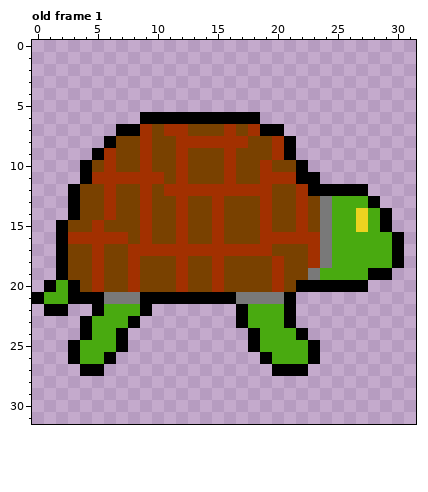
Two states of a pixel-art file, assets/Turtle.aseprite. The picture above was drawn from the file before the commit.
32x32 pixels, 1 frame. Shown: old frame 1. The commit also changed other frames, which this record leaves out.
After:
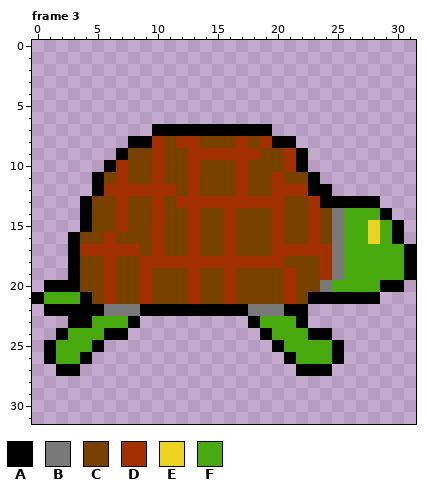
Palette (. is transparent): A #000000  B #797979  C #794100  D #a23000  E #ebd320  F #49aa10
A new or re-ordered frame is compared with the old frame closest to it.
The author wrote: Made a turtle animation!
The exact change:
frames 1 -> 3
--- frame 3 is new; against old frame 1
@@ x 0..31 @@
  5 ................................
- 6 .........AAAAAAAAAA.............
- 7 .......AADCDDCCCDCDAA...........
- 8 ......ACCDCCDDDDDDCCDA..........
- 9 .....ADCCDCCDCCCDCCCDA..........
-10 ....ACDCCDCCDCCCDCCDCCA.........
-11 ....ADDDDDDCDCCCDCCDDDAA........
-12 ...ACCDCCDCDDDDDDDDDCCDAAAAA....
-13 ...ACCDCCDCCDCCDCCCDCCDCBFFFA...
-14 ...ACCDCCDCCDCCDCCCDCCDCBFFEFA..
-15 ..ACCDCCCDCCDCCDCCCDCCDCBFFEFA..
-16 ..ADDDDDCDCCDCCDCCCDDDDDBFFFFFA.
-17 ..ACCDCCDDDDDDDDDDDDCCCDBFFFFFA.
-18 ..ACCDCCDCCCDCCDCCCCDCCDBFFFFFA.
-19 ..ACCDCCDCCCDCCDCCCCDCCBFFFFAA..
-20 .AFACDCCDCCCDCCDCCCCDCAAAAAA....
-21 AFFAAABBBAAAAAAAABBBBA..........
-22 .AA..AFFFA.......AFFFA..........
-23 ....AFFFA........AFFFA..........
-24 ....AFFA..........AFFFA.........
-25 ...AFFFA..........AFFFFA........
-26 ...AFFA............AFFFA........
-27 ....AA..............AAA.........
+ 6 ................................
+ 7 ..........AAAAAAAAAA............
+ 8 ........AADCDDCCCDCDAA..........
+ 9 .......ACCDCCDDDDDDCCDA.........
+10 ......ADCCDCCDCCCDCCCDA.........
+11 .....ACDCCDCCDCCCDCCDCCA........
+12 .....ADDDDDDCDCCCDCCDDDAA.......
+13 ....ACCDCCDCDDDDDDDDDCCDAAAAA...
+14 ....ACCDCCDCCDCCDCCCDCCDCBFFFA..
+15 ....ACCDCCDCCDCCDCCCDCCDCBFFEFA.
+16 ...ACCDCCCDCCDCCDCCCDCCDCBFFEFA.
+17 ...ADDDDDCDCCDCCDCCCDDDDDBFFFFFA
+18 ...ACCDCCDDDDDDDDDDDDCCCDBFFFFFA
+19 ...ACCDCCDCCCDCCDCCCCDCCDBFFFFFA
+20 .AAACCDCCDCCCDCCDCCCCDCCBFFFFAA.
+21 AFFFACDCCDCCCDCCDCCCCDCAAAAAA...
+22 .AAAAABBBAAAAAAAAABBBAA.........
+23 ...AAFFFA.........AFFFA.........
+24 ..AFFFAA...........AFFFAA.......
+25 .AFFFA..............AFFFFA......
+26 .AFFA................AFFFA......
+27 ..AA..................AAA.......
 28 ................................
Changed places in both pictures, as pixel boxes (x1, y1, x2, y2):
changed: (44, 112, 416, 376)
